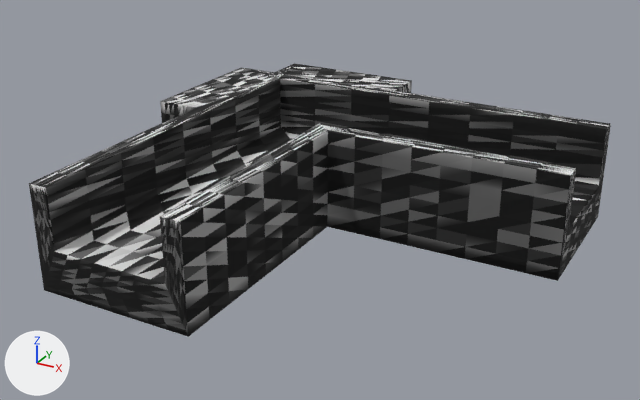
Renders of the glTF model resources/shape-11.glb from each side of a commit.
One viewpoint serves both versions: a 50 mm lens placed at (0.741, -1.271, 0.58), pointed at (0.134, -0.167, 0.028). Lighting does not change. The marker at lower left points along +X, +Y and +Z. Vertices at the same position are counted once.

The first picture shows 'defaultobject'.
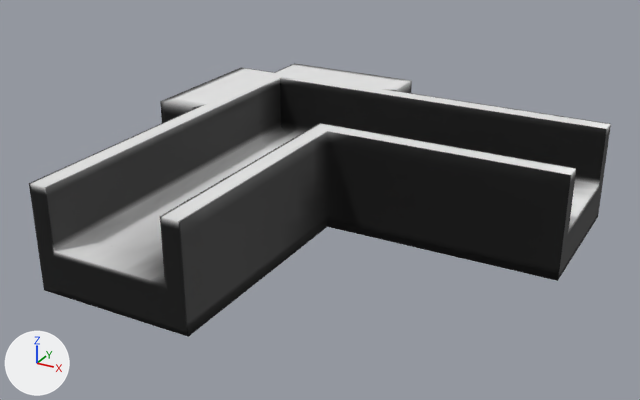
Commit message: better shapes

Where the change shows, as pixel boxes [x1, y1, x2, y2] in the pictures (640 x 400 px):
part 1 of me_defaultobject, deleted (black): before [258, 72, 315, 152]
part 2 of me_defaultobject, surface changed: [29, 63, 611, 335] in both

Diff of the bpy script that builds the scene:
```diff
--- a/resources/shape-11.glb.py
+++ b/resources/shape-11.glb.py
@@ me_defaultobject @@
 # used by ob_defaultobject; location = (0.0, 0.0, 0.0)
-me_defaultobject.from_pydata(...)  # 2434 vertices, 4864 faces; spans x -0.2..0.5, y -0.5..0.2, z -0.038..0.125
+me_defaultobject.from_pydata(...)  # 2209 vertices, 4414 faces; spans x -0.2..0.5, y -0.5..0.2, z -0.038..0.125
+# me_defaultobject part 1: 225 vertices removed from x -0.121..0.07, y -0.07..0.121, z 0.031..0.125
+# me_defaultobject part 2: 4261 kept faces spanning x -0.2..0.5, y -0.5..0.2, z -0.038..0.125 get new texture (UV) coordinates
 me_defaultobject.materials.append(mat_material_0_material)
```
